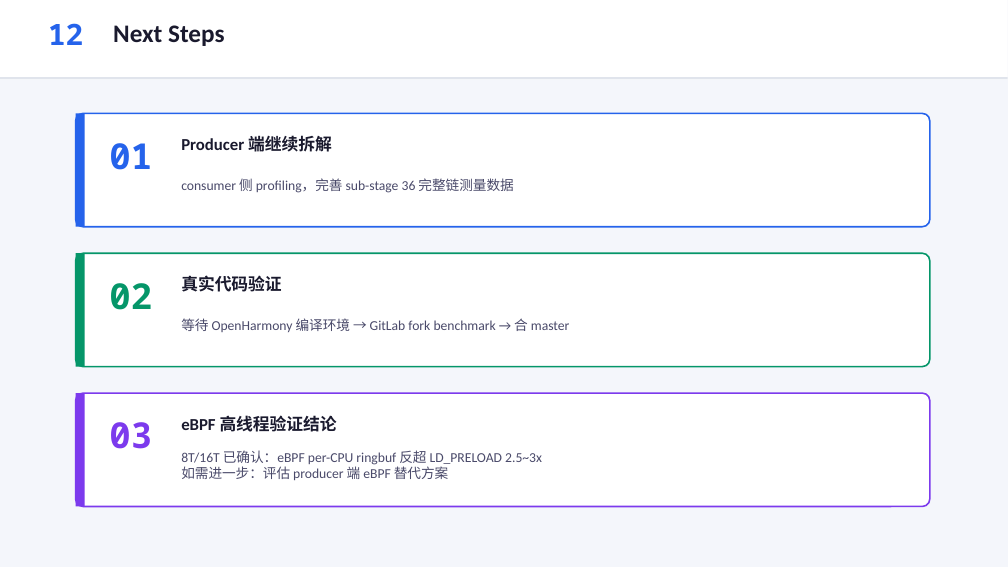
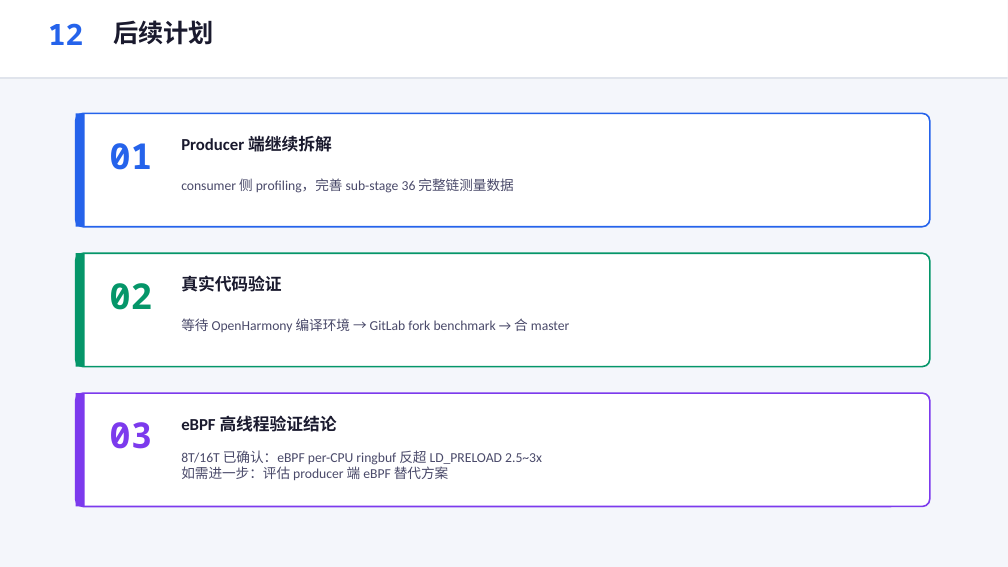
Before and after one commit to YiChiChen1106/Nativehook_linux_planb, a slide deck: slide 12 of presentation/native_hook_progress_2026-06-05.pptx. Drawn at 1008x567 pixels with LibreOffice and Linux fonts; fonts in the diff are those of the drawing. Boxes give left, top, right and bottom in pixels: in the first picture for what was removed or moved away, otherwise in the second. Text is boxed around its words. In the diff, an @@ line names an element or a change of style, - is before the commit and + after.

```diff
--- a/presentation/native_hook_progress_2026-06-05.pptx
+++ b/presentation/native_hook_progress_2026-06-05.pptx
@@ text at (113, 20, 214, 45): text changed @@
-Next Steps
+后续计划
```
Also in this commit, not shown: 6 other slides changed, 2 other files.
